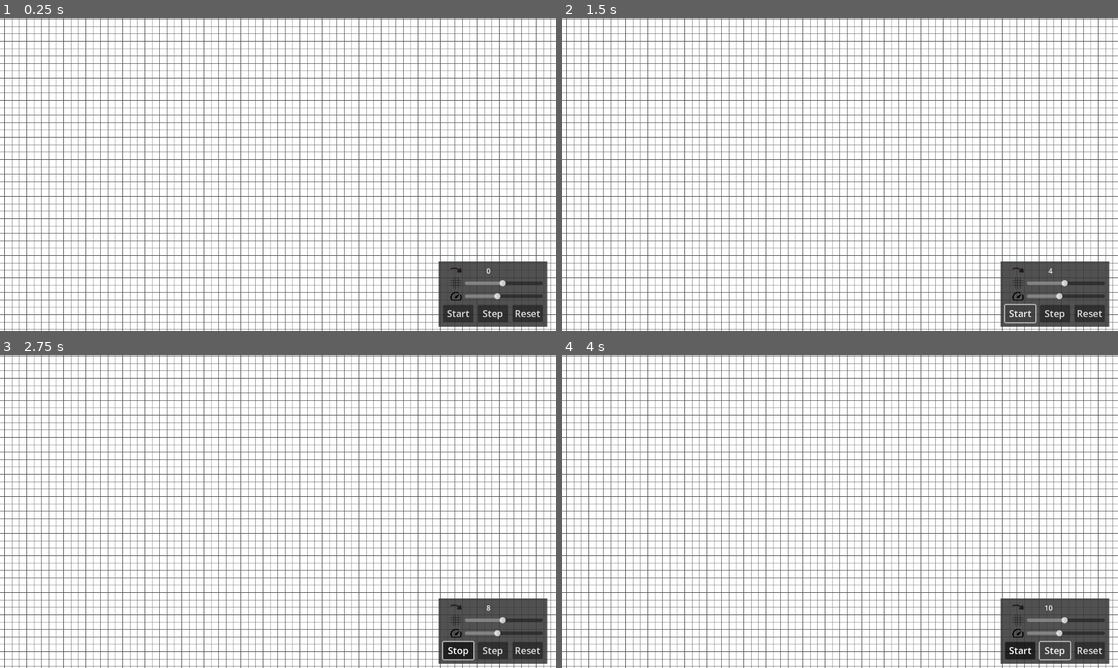
Above: before the commit, frames 1-4 (two rows, left to right).
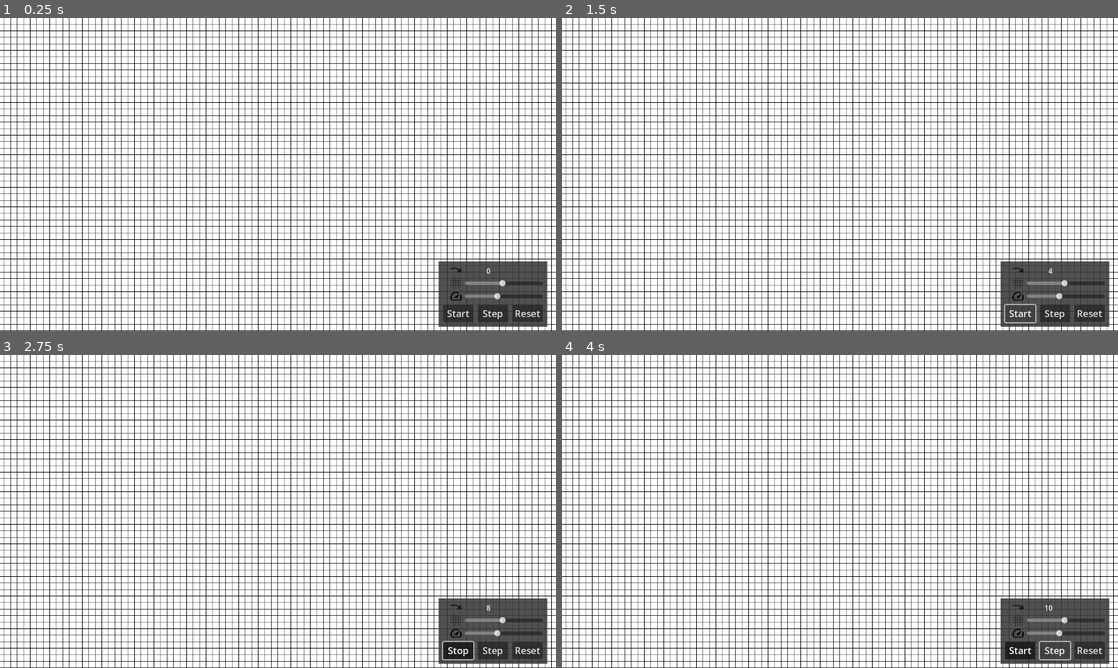
Above: after the commit, the same moments.

Repository: Kalerat/ConwaysGameOfLife
Game: Godot game, scene res://scenes/main.tscn
The game is run twice, just before and just after one commit, with the same random seed, the same clock (stepped at 60 frames per second) and the same inputs.
Inputs:
- Up to frame 1 (0.25 s): no input
- Up to frame 2 (1.5 s): click "Start" at 0.5 s; click "Stop" at 1.25 s
- Up to frame 3 (2.75 s): click "Start" at 2 s
- Up to frame 4 (4 s): click "Step" at 2.75 s; click "Step" at 3.5 s

The runs differ from the first frame. In frame 1, 36% of the frame differs, in the area x 0-100%, y 0-100%; in frame 2, 36%; in frame 3, 36%; in frame 4, 36%.

Commit message:
Updated draw routine for improved performance

Diff:
--- a/project.godot
+++ b/project.godot
@@ -32,3 +32,8 @@
 "events": [Object(InputEventMouseButton,"resource_local_to_scene":false,"resource_name":"","device":-1,"window_id":0,"a …(259 unchanged characters)…
 ]
 }
+toggle_fullscreen={
+"deadzone": 0.5,
+"events": [Object(InputEventKey,"resource_local_to_scene":false,"resource_name":"","device":-1,"window_id":0,"alt_pressed":false,"shift_pressed":false,"ctrl_pressed":false,"meta_pressed":false,"pressed":false,"keycode":0,"physical_keycode":4194342,"key_label":0,"unicode":0,"echo":false,"script":null)
+]
+}
--- a/scripts/main.gd
+++ b/scripts/main.gd
@@ -1,10 +1,13 @@
 extends Node2D
 
 
-@export var node_size: int = 16:
+@export var node_size: int = 14:
 	set = set_node_size
 @export var border_size: int = 1:
 	set = set_border_size
+
+@export var active_node_color = Color(1,0,0)
+@export var inactive_node_color = Color(1, 1, 1)
 
 var sim_speed = 1.0
 var time_since_last_update = 0.0
@@ -13,8 +16,7 @@
 var sim_step_counter = 0
 
 var combined_size: int
-var node_count_fit_to_viewport: Vector2
-var bounding_rect: Rect2
+var bounding_rect: Rect2i
 var active_nodes = []
 var visible_nodes = Dictionary()
 var center_node: Vector2i
@@ -109,20 +111,28 @@
 		queue_redraw()
 
 
+
 func _draw():
-	var cur_y =bounding_rect.position.y
-	while(cur_y <= bounding_rect.position.y + bounding_rect.size.y):
-		var cur_x = bounding_rect.position.x
-		while(cur_x <= bounding_rect.position.x + bounding_rect.size.x):
-			var node_color: Color
-			if(active_nodes.has(get_node_id_from_coords(Vector2i(cur_x, cur_y)))):
-				node_color = Color(1, 0, 0)
-			else:
-				node_color = Color(1, 1, 1)
-
-			draw_rect(Rect2(cur_x, cur_y, node_size, node_size), node_color)
-			cur_x += combined_size
-		cur_y += combined_size
+	draw_rect(bounding_rect, inactive_node_color)
+	var line_count_x = (bounding_rect.size.x / combined_size)
+	var line_count_y = (bounding_rect.size.y / combined_size)
+
+	for i in line_count_x:
+		var line_from = Vector2i(bounding_rect.position.x + (i*combined_size), bounding_rect.position.y)
+		var line_to	= 	Vector2i(bounding_rect.position.x + (i*combined_size), bounding_rect.position.y + bounding_rect.size.y)
+		draw_line(line_from, line_to, Color(0,0,0),border_size)
+	for i in line_count_y:
+		var line_from = Vector2i(bounding_rect.position.x, bounding_rect.position.y + (i*combined_size))
+		var line_to	= 	Vector2i(bounding_rect.position.x + bounding_rect.size.x, bounding_rect.position.y + (i*combined_size))
+		draw_line(line_from, line_to, Color(0,0,0),border_size)
+
+	for node in active_nodes:
+		var pos = get_coords_from_node_id(node)
+		var size = Vector2i(node_size, node_size)
+		var node_rect = Rect2i(pos, size)
+		draw_rect(node_rect, active_node_color)
+
+
 
 
 
@@ -140,7 +150,7 @@
 func calculate_closest_node_corner(pos_x: int, pos_y: int) -> Vector2i:
 	var res: Vector2i
 	if(pos_x >= 0):
-		res.x = pos_x - (pos_x % combined_size)
+		res.x = (pos_x - (pos_x % combined_size))
 	else:
 		var tmp = abs(pos_x)
 		var tmp2 = tmp + (combined_size - (tmp % combined_size))
@@ -155,11 +165,9 @@
 
 	return res
 
-	# Calculates a Border around the Viewport
-	# Used to only draw visible nodes
-
-
-
+
+# Calculates a Border around the Viewport
+# Used to only draw visible nodes
 func recalc_bounding_rect():
 	combined_size = node_size + border_size
 	if(!camera_moved):
@@ -167,7 +175,7 @@
 	else:
 		camera_moved = false
 	var camera_pos = $Camera.position
-	var viewport_size = get_viewport_rect().size
+	var viewport_size: Vector2i = get_viewport_rect().size
 	var camera_corner_pos = Vector2i(camera_pos.x - (viewport_size.x / 2), camera_pos.y - (viewport_size.y / 2))
 
 	# Calculate the last visible node in the upper left corner
@@ -181,7 +189,6 @@
 	bounding_rect.size.x += combined_size
 	bounding_rect.size.y += combined_size
 	queue_redraw()
-
 
 func _on_camera_camer_moved():
 	center_node = get_node_id_from_coords($Camera.position)
@@ -202,6 +209,12 @@
 				active_nodes.pop_at(index)
 			sim_step_counter = 0
 			queue_redraw()
+	elif event is InputEventKey:
+		if(event.is_action_pressed("toggle_fullscreen")):
+			if DisplayServer.window_get_mode() == DisplayServer.WINDOW_MODE_FULLSCREEN:
+				DisplayServer.window_set_mode(DisplayServer.WINDOW_MODE_WINDOWED)
+			else:
+				DisplayServer.window_set_mode(DisplayServer.WINDOW_MODE_FULLSCREEN)
 
 
 
Not shown, changed: export_presets.cfg
